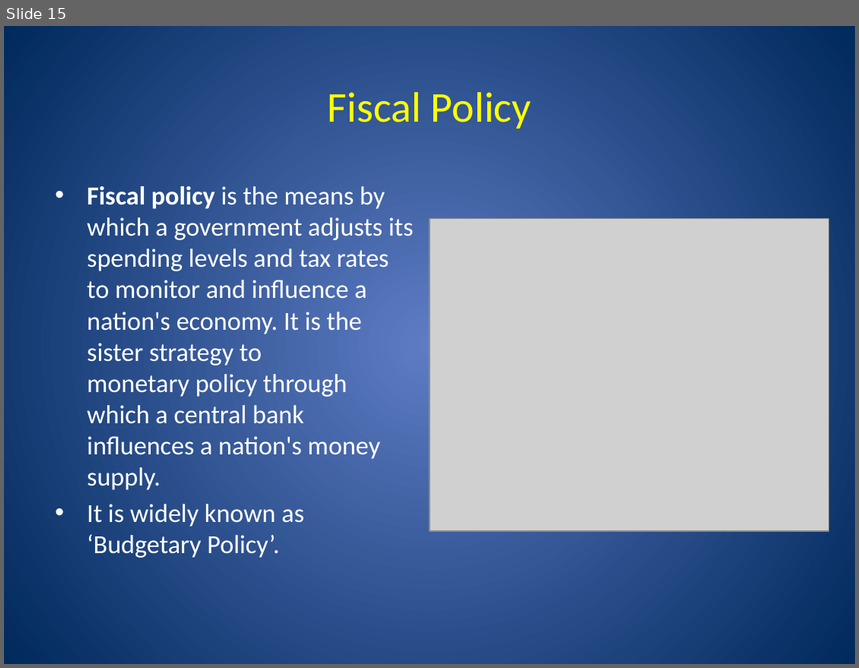
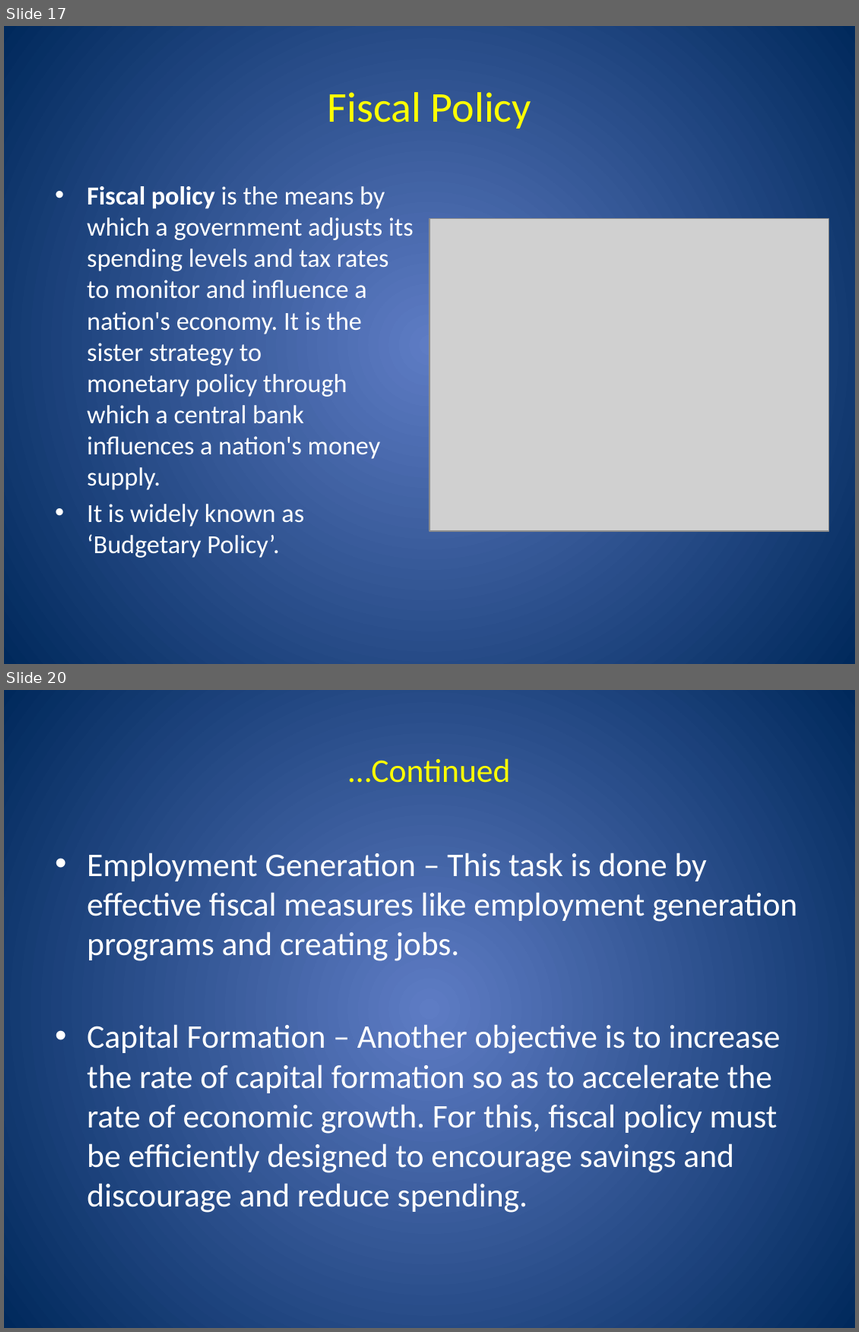
Before and after one commit to Amul01/Presentations, a slide deck: EEM-Money.pptx. Shown one above the other, each under a label of ours: slide 15 before the commit, slides 17 and 20 after it; the slides between them are not shown. The pictures are 859x668 and 859x1332 pixels, drawn with LibreOffice and Linux fonts; fonts in the diff are those of the drawing; grey boxes stand for pictures. Boxes give left, top, right and bottom in pixels: in the first picture for what was removed or moved away, otherwise in the second. Text is boxed around its words. In the diff, an @@ line names an element or a change of style, - is before the commit and + after.

```diff
--- a/EEM-Money.pptx
+++ b/EEM-Money.pptx
@@ slide 20 added at box(4, 690, 855, 1328), background gradient #5E7CC5 to #00295C @@
@@ title added at box(348, 758, 510, 783), 28 pt, text #FFFF00 @@
+…Continued
@@ text added at box(87, 853, 797, 1213), 28 pt, text #FFFFFF @@
+• Employment Generation – This task is done by effective fiscal measures like employment generation programs and creating jobs.
+• Capital Formation – Another objective is to increase the rate of capital formation so as to accelerate the rate of economic growth. For this, fiscal policy must be efficiently designed to encourage savings and discourage and reduce spending.
@@ what was slide 15 is now slide 17 @@
```
Also in this commit, not shown: 10 slides changed, 7 other slides added.
